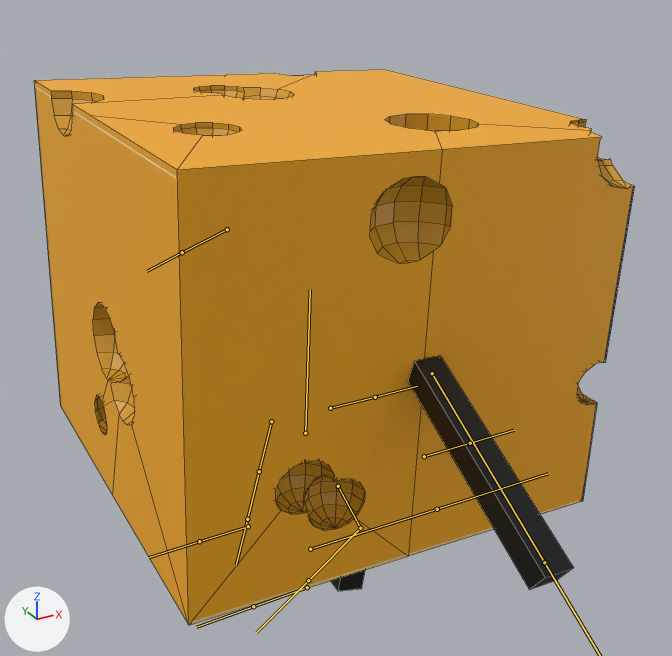
The FBX model Assets/Art/Models/Character/FBX_Character_Cheese.fbx as it was, and as the next commit left it.
Both versions are drawn from a camera (50 mm lens) standing at (-0.014, -0.028, 0.0239) and looking at (0.0012, -0.0004, 0.0101). The lights are fixed; the arrows at lower left show +X, +Y and +Z. Both versions are drawn at frame 6 of the action 'Armature|Jump_Up_01'; the numbers are the values there. The bones that bend it are drawn over the model as lines. Mesh edges are drawn as thin lines.

In view in the first picture: 'FBX_Character_Cheese'.
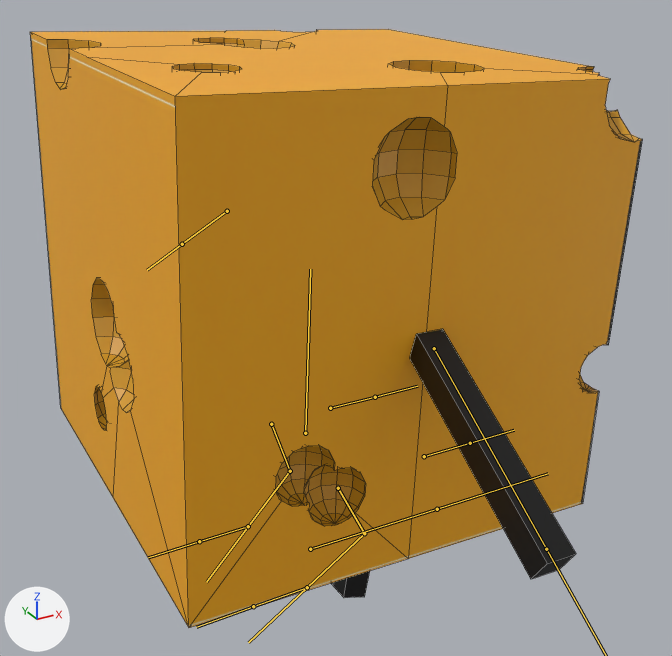
Scene script edits in JSON lines:
```json
{"block": "bone_head", "where": "bone_head = bpy.data.objects['Armature'].pose.bones['Head']"}
{"op": "set", "path": "bone_head.scale", "old": "(1.0, 0.88, 1.0)", "new": "(1.0, 1.0, 1.0)"}
{"block": "bone_upperleg_l", "where": "bone_upperleg_l = bpy.data.objects['Armature'].pose.bones['UpperLeg_L']  # child of 'Head'"}
{"op": "set", "path": "bone_upperleg_l.rotation_quaternion", "old": "(0.992, -0.011, 0.0, 0.125)", "new": "(0.987, -0.009, -0.003, -0.159)", "note": "degrees (-1, 0, 14) -> degrees (-1, 0, -18)"}
{"op": "set", "path": "bone_upperleg_l.scale", "old": "(1.01, 0.99, 1.0)", "new": "(1.0, 1.0, 1.0)"}
{"block": "bone_lowerleg_l", "where": "bone_lowerleg_l = bpy.data.objects['Armature'].pose.bones['LowerLeg_L']  # child of 'UpperLeg_L'"}
{"op": "set", "path": "bone_lowerleg_l.rotation_quaternion", "old": "(1.0, 0.004, -0.001, -0.03)", "new": "(0.871, -0.001, -0.003, 0.491)", "note": "degrees (0, 0, -3) -> degrees (0, 0, 59)"}
{"op": "set", "path": "bone_lowerleg_l.scale", "old": "(1.08, 0.87, 1.0)", "new": "(1.0, 1.0, 1.0)"}
{"block": "bone_upperleg_r", "where": "bone_upperleg_r = bpy.data.objects['Armature'].pose.bones['UpperLeg_R']  # child of 'Head'"}
{"op": "set", "path": "bone_upperleg_r.rotation_quaternion", "old": "(0.981, -0.025, -0.04, -0.188)", "new": "(0.972, -0.024, -0.046, -0.228)", "note": "degrees (-2, -5, -22) -> degrees (-1, -6, -26)"}
{"op": "set", "path": "bone_upperleg_r.scale", "old": "(1.02, 0.99, 1.0)", "new": "(1.0, 1.0, 1.0)"}
{"block": "bone_lowerleg_r", "where": "bone_lowerleg_r = bpy.data.objects['Armature'].pose.bones['LowerLeg_R']  # child of 'UpperLeg_R'"}
{"op": "set", "path": "bone_lowerleg_r.rotation_quaternion", "old": "(0.832, -0.005, 0.169, 0.528)", "new": "(0.762, -0.028, 0.139, 0.632)", "note": "degrees (10, 17, 66) -> degrees (8, 14, 80)"}
{"op": "set", "path": "bone_lowerleg_r.scale", "old": "(0.99, 0.99, 1.0)", "new": "(1.0, 1.0, 1.0)"}
```

Where the change shows, as pixel boxes [x1, y1, x2, y2] in the pictures (672 x 656 px):
```json
{"object": "FBX_Character_Cheese", "change": "posed", "before": [34, 70, 635, 625], "after": [30, 29, 643, 628], "on screen": "8% taller"}
{"bone": "Head", "before": "(305, 433) to (310, 289)", "after": "(305, 433) to (310, 269)"}
{"bone": "UpperLeg_L", "before": "(271, 421) to (259, 471)", "after": "(271, 424) to (290, 471)"}
{"bone": "LowerLeg_L", "before": "(259, 471) to (247, 519)", "after": "(290, 471) to (248, 526)"}
{"bone": "UpperLeg_R", "before": "(338, 486) to (360, 528)", "after": "(338, 488) to (364, 533)"}
{"bone": "LowerLeg_R", "before": "(360, 528) to (308, 580)", "after": "(364, 533) to (307, 587)"}
```
